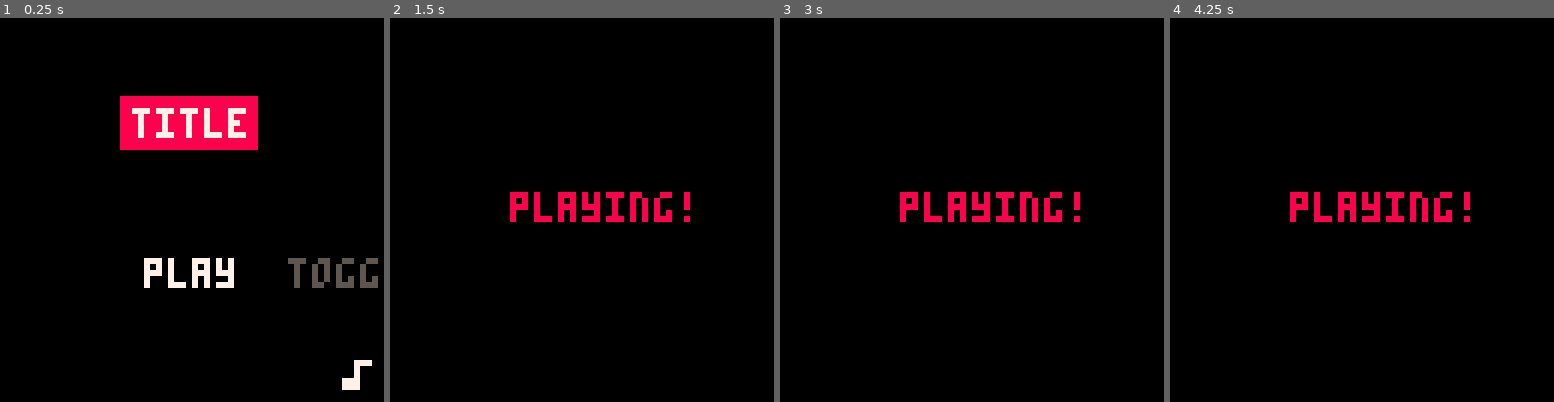
Above: before the commit, frames 1-4 (left to right).
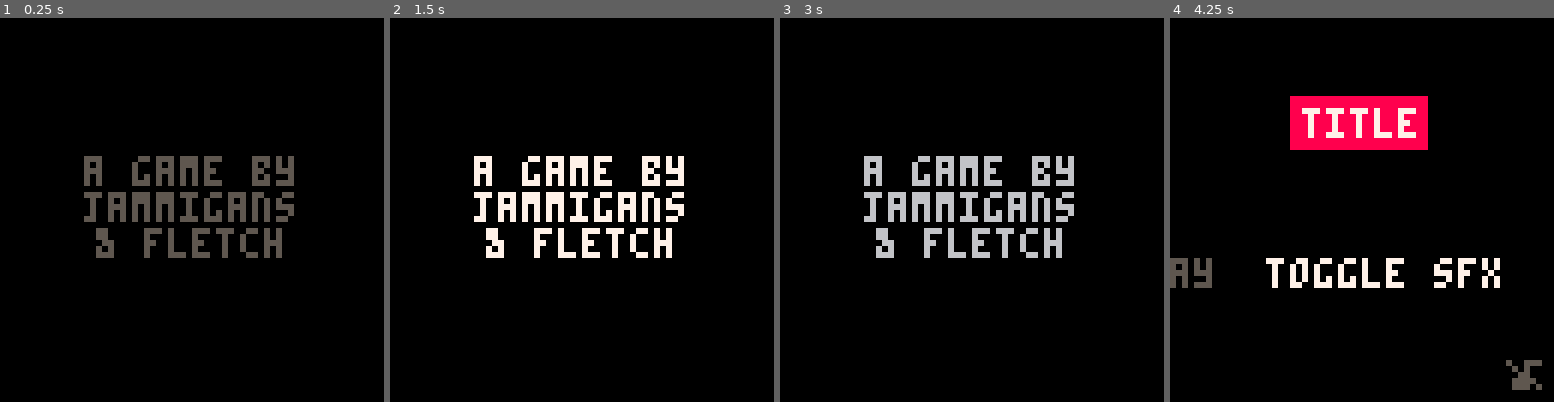
Above: after the commit, the same moments.

Repository: david-fletcher/lowrezjam2023
Game: PICO-8 cartridge lowrezjam2023.p8
Two runs of this game, one before a commit and one after it. Both use one fixed random seed, a clock stepped at 60 frames per second and the inputs below.
Inputs:
- Up to frame 1 (0.25 s): no input
- Up to frame 2 (1.5 s): tap X (X key) at 0.33, 1.07 s; tap O (Z key) at 0.7 s
- Up to frame 3 (3 s): hold Right 1.6-2.1 s; tap O (Z key) every 0.4 s from 1.7 to 2.9 s; tap X (X key) at 1.85, 2.97 s; hold Up 2.15-2.42 s; hold Right from 2.47 s (still down)
- Up to frame 4 (4.25 s): release Right at 3.03 s; hold Left 3.08-3.58 s; tap O (Z key) at 3.3, 3.7, 4.1 s; hold Down 3.63-3.97 s; hold Right from 4.02 s (still down); tap X (X key) at 4.08 s

The runs differ from the first frame. In frame 1, 13% of the frame differs, in the area x 21-99%, y 20-97%; in frame 2, 6.3%; in frame 3, 6.3%; in frame 4, 9.7%.

Commit message:
beginnings of SFX

Diff:
--- a/lowrezjam2023.p8
+++ b/lowrezjam2023.p8
@@ -23,7 +23,7 @@
     poke(0x5f2c, 3)
 
     -- TODO: turn back to GAME_STATES.SPLASH before release!
-    _gameState = GAME_STATES.MENU
+    _gameState = GAME_STATES.SPLASH
 end
 
 function _update()
@@ -60,6 +60,9 @@
 }
 
 function updateSplashScreen()
+				if _splash.curFrame == 20 then
+			     play_sfx(2)
+				end
     _splash.curFrame += 1
 
     if (_splash.curFrame > _splash.totFrame) then
@@ -107,14 +110,17 @@
 function updateMenu()
     if (btnp(k_left) and _menu.selected > 1) then
         _menu.selected -= 1
+        play_sfx(0)
     end
 
     if (btnp(k_right) and _menu.selected < #_menu.options) then
         _menu.selected += 1
+        play_sfx(0)
     end
 
     if (btnp(k_confirm)) then
         _menu.actions[_menu.selected]() -- run the function
+    				play_sfx(1)
     end
 
     _menu.x = lerp(_menu.x, _menu.xTarget[_menu.selected], 0.25)
@@ -156,6 +162,12 @@
     return (dist * weight) + from
 end
 
+function play_sfx(s)
+    if (not _muted) then
+				    sfx(s)
+			 end
+end
+
 __gfx__
 00000000000000000000000000000000000000000000000000000000000000000000000000000000000000000000000000000000000000000000000000000000
 00000000000000000000000000000000000000000000000000000000000000000000000000000000000000000000000000000000000000000000000000000000
Not shown, changed: the sound effects (__sfx__) section of lowrezjam2023.p8
